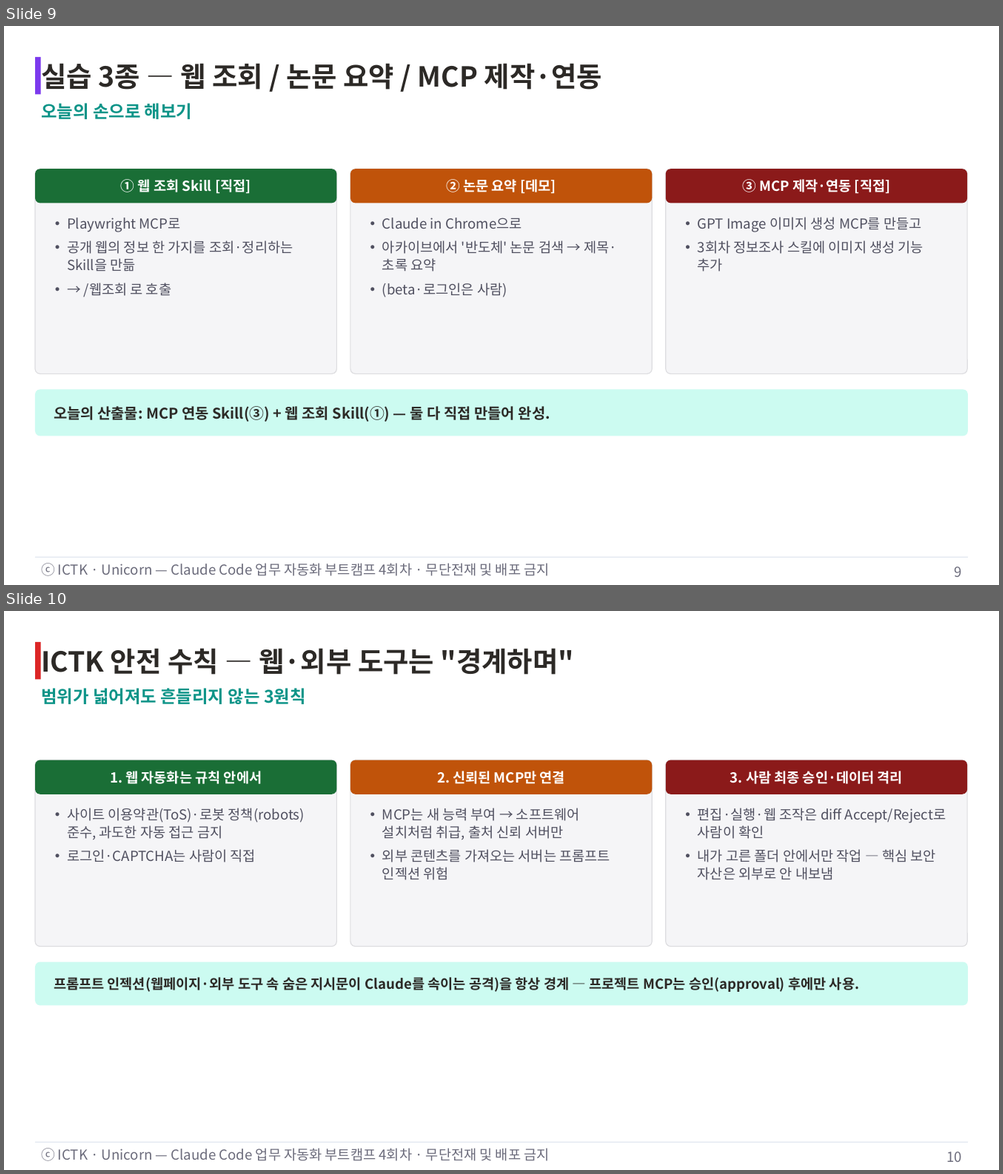
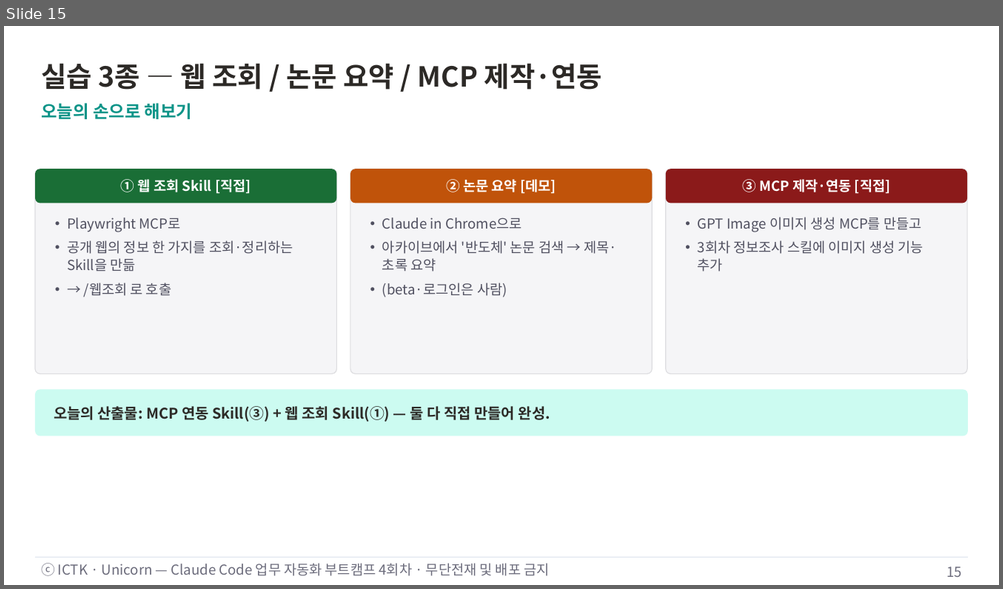
Before and after one commit to unicorn-campus/ai-automation, a slide deck: decks/04-skill-advanced-mcp/4회차-Skill심화-웹MCP-MCP개발.pptx. Shown one above the other, each under a label of ours: slides 9 and 10 before the commit, slide 15 after it. The pictures are 1003x1174 and 1003x589 pixels, drawn with LibreOffice and Linux fonts; fonts in the diff are those of the drawing. Boxes give left, top, right and bottom in pixels: in the first picture for what was removed or moved away, otherwise in the second. Text is boxed around its words. In the diff, an @@ line names an element or a change of style, - is before the commit and + after.

```diff
--- a/decks/04-skill-advanced-mcp/4회차-Skill심화-웹MCP-MCP개발.pptx
+++ b/decks/04-skill-advanced-mcp/4회차-Skill심화-웹MCP-MCP개발.pptx
@@ slide 10 removed at (x1=4, y1=611, x2=999, y2=1170), background #FFFFFF; not listed: 2 template elements that a slide beside it also shows @@
@@ rectangle removed at (x1=35, y1=642, x2=41, y2=679) @@
@@ text removed at (x1=41, y1=648, x2=574, y2=675) @@
-ICTK 안전 수칙 — 웹·외부 도구는 "경계하며"
@@ text removed at (x1=41, y1=688, x2=306, y2=704) @@
-범위가 넓어져도 흔들리지 않는 3원칙
@@ rounded rectangle removed at (x1=35, y1=760, x2=336, y2=947) @@
@@ rounded rectangle removed at (x1=35, y1=760, x2=336, y2=795) @@
@@ rounded rectangle removed at (x1=350, y1=760, x2=652, y2=947) @@
@@ rounded rectangle removed at (x1=350, y1=760, x2=652, y2=795) @@
@@ rounded rectangle removed at (x1=666, y1=760, x2=967, y2=947) @@
@@ rounded rectangle removed at (x1=666, y1=760, x2=967, y2=795) @@
@@ text removed at (x1=110, y1=769, x2=262, y2=787) @@
-1. 웹 자동화는 규칙 안에서
@@ text removed at (x1=437, y1=771, x2=565, y2=784) @@
-2. 신뢰된 MCP만 연결
@@ text removed at (x1=730, y1=771, x2=902, y2=784) @@
-3. 사람 최종 승인·데이터 격리
@@ text removed at (x1=67, y1=808, x2=304, y2=863) @@
-• 사이트 이용약관(ToS)·로봇 정책(robots) 준수, 과도한 자동 접근 금지
-• 로그인·CAPTCHA는 사람이 직접
@@ text removed at (x1=382, y1=808, x2=610, y2=880) @@
-• MCP는 새 능력 부여 → 소프트웨어 설치처럼 취급, 출처 신뢰 서버만
-• 외부 콘텐츠를 가져오는 서버는 프롬프트 인젝션 위험
@@ text removed at (x1=697, y1=808, x2=945, y2=880) @@
-• 편집·실행·웹 조작은 diff Accept/Reject로 사람이 확인
-• 내가 고른 폴더 안에서만 작업 — 핵심 보안 자산은 외부로 안 내보냄
@@ rounded rectangle removed at (x1=35, y1=963, x2=967, y2=1005) @@
@@ text removed at (x1=54, y1=977, x2=859, y2=992) @@
-프롬프트 인젝션(웹페이지·외부 도구 속 숨은 지시문이 Claude를 속이는 공격)을 항상 경계 — 프로젝트 MCP는 승인(approval) 후에만 사용.
@@ page number removed at (x1=946, y1=1152, x2=962, y2=1162) @@
-10
@@ what was slide 9 is now slide 15 @@
@@ slide 15 changed as well @@
@@ rectangle removed at (x1=35, y1=57, x2=41, y2=94) @@
@@ page number at (x1=946, y1=567, x2=962, y2=577): text changed @@
-9
+15
```
Also in this commit, not shown: 9 other slides changed, 6 slides added, 20 other files.
